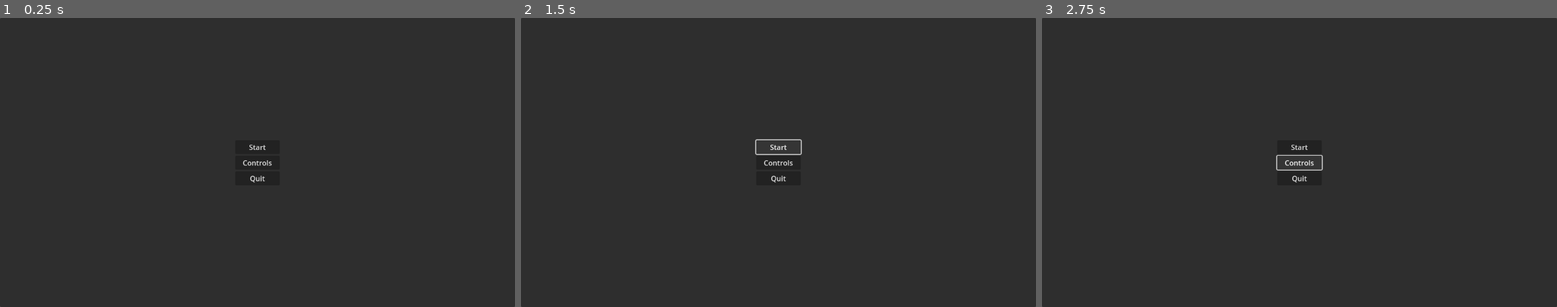
Above: before the commit, frames 1-3 (left to right).
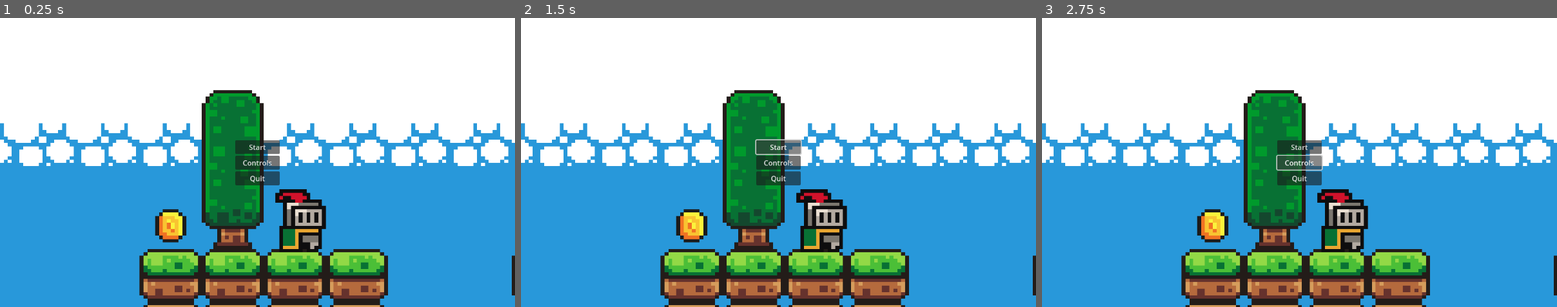
Above: after the commit, the same moments.

Repository: TrueZero33/godot_platformer_1
Game: Godot game, scene res://scenes/startmenu.tscn
Same seed, same stepped clock (60 frames per second), same inputs: the game is played once before the commit and once after it. This scene is started directly instead of the project's main scene.
Inputs:
- Up to frame 1 (0.25 s): no input
- Up to frame 2 (1.5 s): click "Start" at 0.5 s; click "Start" at 1.25 s
- Up to frame 3 (2.75 s): click "Controls" at 2 s

The runs differ from the first frame. In frame 1, 96% of the frame differs, in the area x 0-100%, y 0-100%; in frame 2, 96%; in frame 3, 96%.

Commit message:
added background image

Diff:
--- a/scenes/startmenu.tscn
+++ b/scenes/startmenu.tscn
@@ -1,4 +1,9 @@
-[gd_scene format=3 uid="uid://qmvxeoimmaf7"]
+[gd_scene load_steps=3 format=3 uid="uid://qmvxeoimmaf7"]
+
+[ext_resource type="Texture2D" uid="uid://cwhy825ydc3fn" path="res://assets/background/Knight_Platformer.png" id="1_upivx"]
+
+[sub_resource type="StyleBoxTexture" id="StyleBoxTexture_5prca"]
+texture = ExtResource("1_upivx")
 
 [node name="startmenu" type="Control"]
 layout_mode = 3
@@ -15,6 +20,8 @@
 anchor_bottom = 1.0
 grow_horizontal = 2
 grow_vertical = 2
+theme_override_styles/panel = SubResource("StyleBoxTexture_5prca")
+metadata/_edit_use_anchors_ = true
 
 [node name="VBoxContainer" type="VBoxContainer" parent="."]
 layout_mode = 1
Binary file added: assets/background/Knight_Platformer.png
Not shown, added: assets/background/Knight_Platformer.png.import
